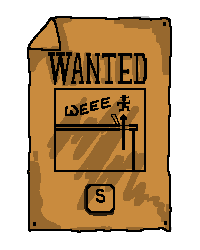
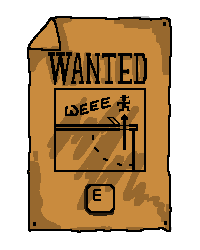
Revision of a layered 200 x 250 image; what changed, layer by layer:
painted on "art" over <box>92,114,132,203</box>
